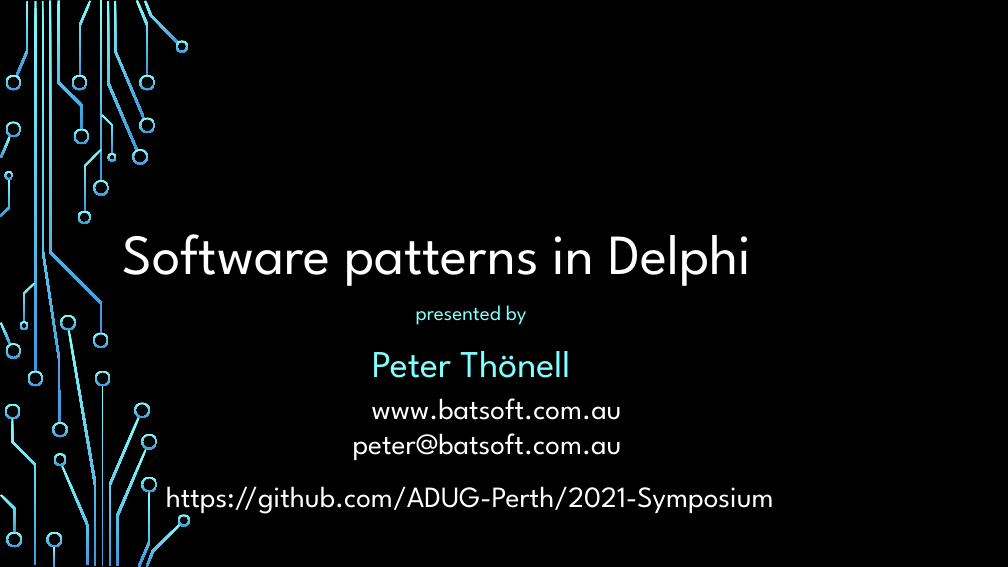
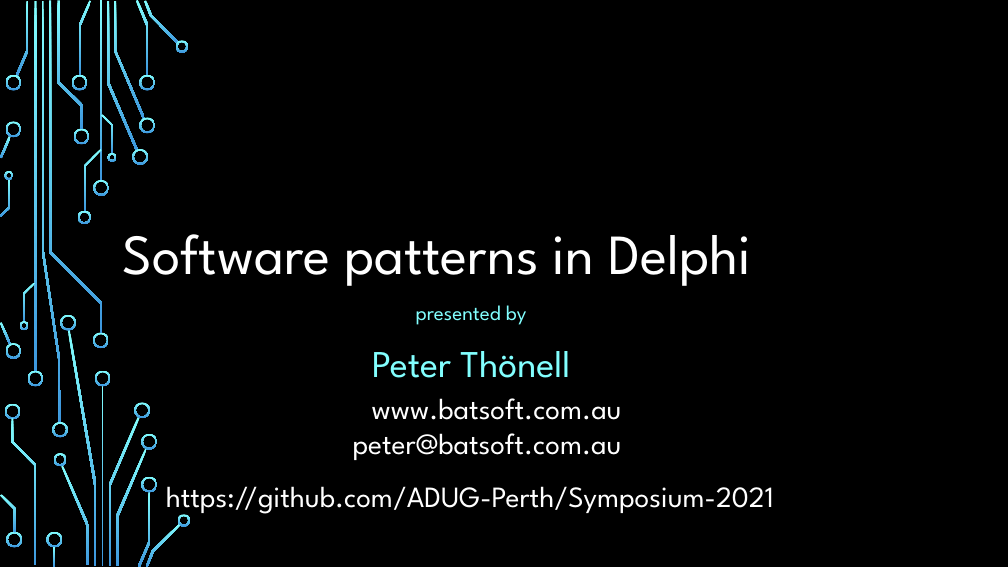
Before and after one commit to ADUG-Perth/Symposium-2021, a slide deck: slide 1 of Doc/Software patterns in Delphi.pptx. Drawn at 1008x567 pixels with LibreOffice and Linux fonts; fonts in the diff are those of the drawing; background and template pictures are left out. Boxes give left, top, right and bottom in pixels: in the first picture for what was removed or moved away, otherwise in the second. Text is boxed around its words. In the diff, an @@ line names an element or a change of style, - is before the commit and + after.

```diff
--- a/Doc/Software patterns in Delphi.pptx
+++ b/Doc/Software patterns in Delphi.pptx
@@ text at (x1=166, y1=486, x2=774, y2=517): text changed @@
-https://github.com/ADUG-Perth/2021-Symposium
+https://github.com/ADUG-Perth/Symposium-2021
```
Also in this commit, not shown: 6 other slides changed, 3 slides added, 2 slides removed, 4 other files.
